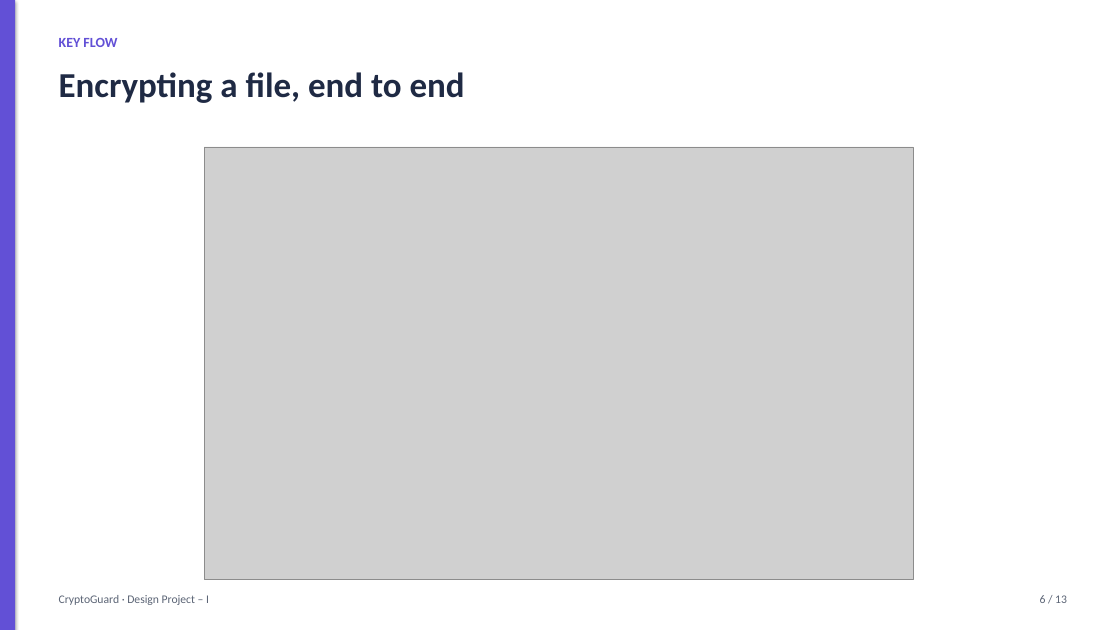
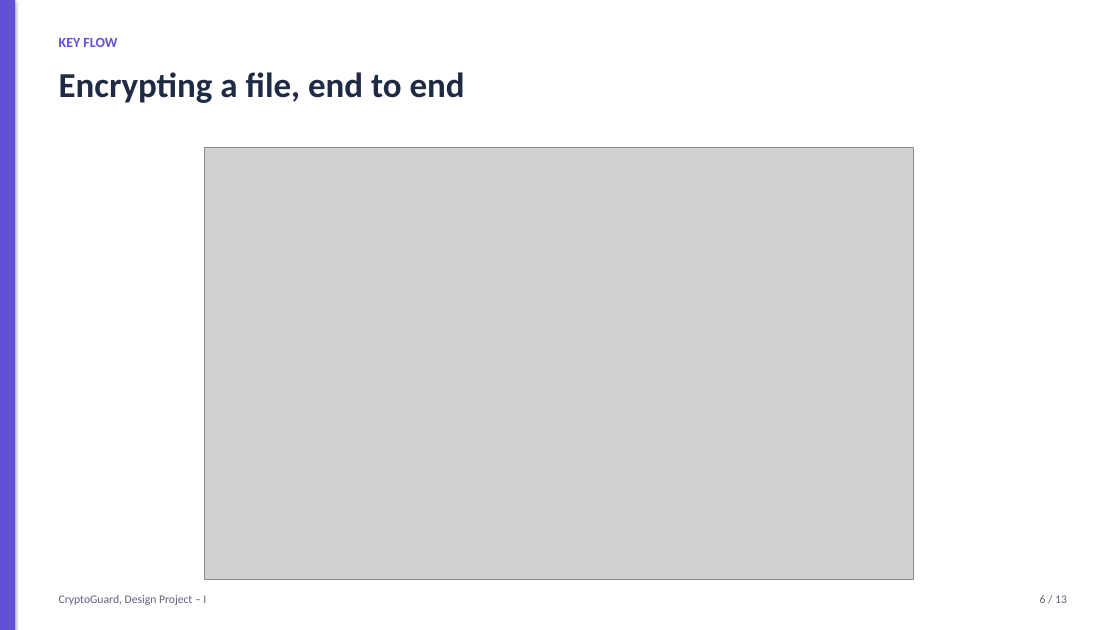
Before and after one commit to harshacreate/CryptoGuard, a slide deck: slide 6 of report/CryptoGuard_Presentation.pptx. Drawn at 1120x630 pixels with LibreOffice and Linux fonts; fonts in the diff are those of the drawing; grey boxes stand for pictures. Boxes give left, top, right and bottom in pixels: in the first picture for what was removed or moved away, otherwise in the second. Text is boxed around its words. In the diff, an @@ line names an element or a change of style, - is before the commit and + after.

Commit message:
Clean CryptoGuard project text

```diff
--- a/report/CryptoGuard_Presentation.pptx
+++ b/report/CryptoGuard_Presentation.pptx
@@ text at (59, 595, 206, 605): text changed @@
-CryptoGuard · Design Project – I
+CryptoGuard, Design Project – I
```
Also in this commit, not shown: 12 other slides changed, 11 other files.
